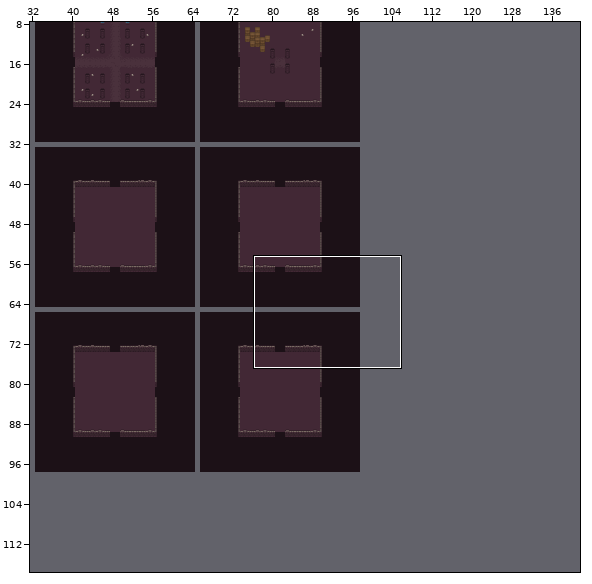
Two versions of a level (Tiled map, Assets/TileMap/basic_square_frame.tmx). Above, an overview of the earlier version with the close-up marked.
Close-up. Before the edit:
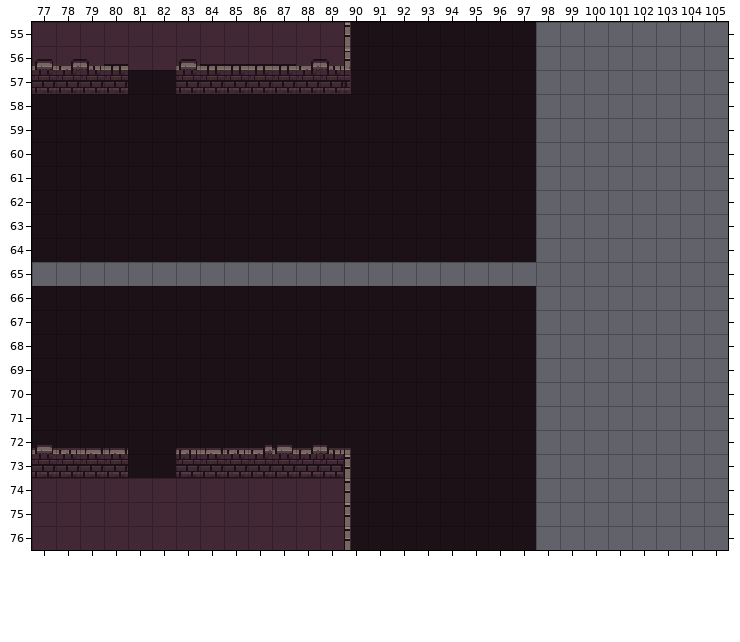
Cells are 16x16 px. Shown: x 77..105, y 55..76. The commit also changed other parts of the map, which this record leaves out.
After the commit:
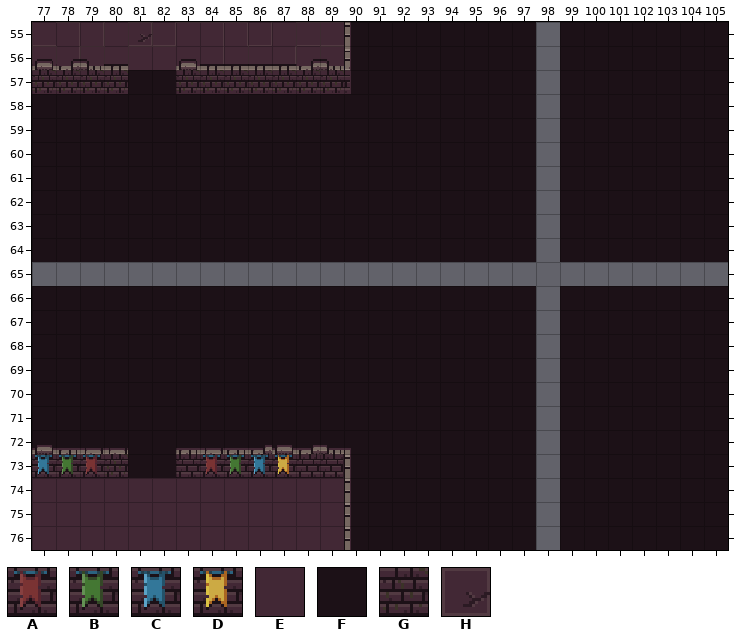
Key: from "dungeon_set_1": A 12, B 13, C 14, D 15, E 50, F 100; from "dungeon_set_3": G 17, H 92 turned 270.
_ is an empty cell.
Tiles replaced or removed in this view: E, G.
Edits made:
Changed rows in their new state; . is an unchanged cell.
Layer "floor":
first column x 81:
55 H.................FFFFFFF
56 ..................FFFFFFF
57 ..................FFFFFFF
58 ..................FFFFFFF
59 ..................FFFFFFF
60 ..................FFFFFFF
61 ..................FFFFFFF
62 ..................FFFFFFF
63 ..................FFFFFFF
64 ..................FFFFFFF
66 ..................FFFFFFF
67 ..................FFFFFFF
68 ..................FFFFFFF
69 ..................FFFFFFF
70 ..................FFFFFFF
71 ..................FFFFFFF
72 ..................FFFFFFF
73 ..................FFFFFFF
74 ..................FFFFFFF
75 ..................FFFFFFF
76 ..................FFFFFFF
Layer "walls":
first column x 77:
73 CBA....ABCD
Where, in picture pixels (left, top, right, bottom), the same in both close-ups:
changed: (128, 22, 152, 46)
added: (560, 22, 728, 262)
added: (560, 286, 728, 550)
changed: (33, 454, 104, 475)
changed: (201, 454, 296, 475)
